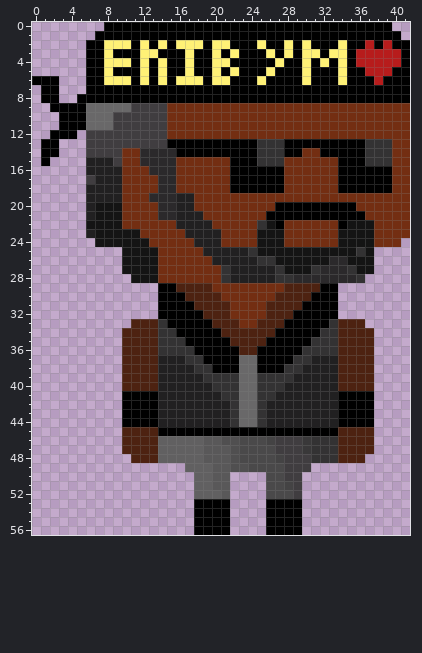
Two versions of one pixel-art sprite, resources/levels/gachi_club/dudes/biker_black.png. The picture above was drawn from the file before the commit.
The file is 42x57 pixels. Colours within 5 levels of each other are drawn and written as one.
The same view after the edit:
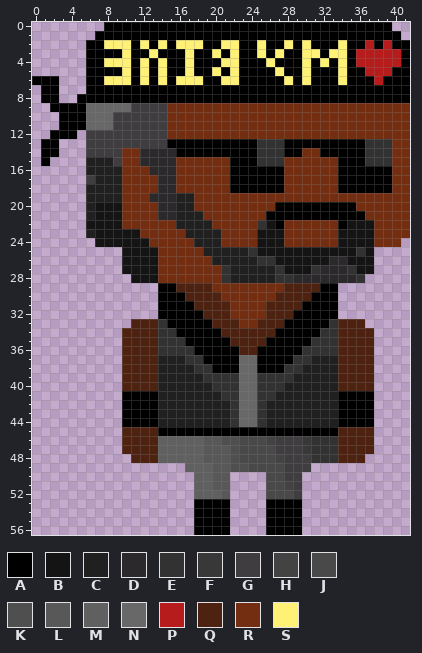
Palette (. is transparent): A #000000  B #141414  C #212021  D #2b292b  E #333233  F #393839  G #403d40  H #444344  J #4a494a  K #504f50  L #595859  M #616061  N #696869  P #b71c1c  Q #4d2211  R #732e12  S #fff176
Edits made:
@@ x 6..30 @@
  1 .AAAAAAAAAAAAAAAAAAAAAAAA
- 2 AASSSASASASSSASSAAASAASAS
- 3 AASAAASSAAASAASASAAASASAS
- 4 AASSSASASAASAASSAAAAASAAS
- 5 AASAAASASAASAASASAAASAAAS
- 6 AASSSASASASSSASSAAASAAAAS
+ 2 AASSSASASASSSAASSAASAASAS
+ 3 AAAASAASAAASAASASAASASAAS
+ 4 AASSSASASAASAAASSAAASAAAS
+ 5 AAAASASASAASAASASAAAASAAS
+ 6 AASSSASASASSSAASSAAAAASAS
  7 AAAAAAAAAAAAAAAAAAAAAAAAA
Where, in picture pixels (left, top, right, bottom), the same in both pictures:
changed: (212, 40, 293, 85)
changed: (104, 49, 149, 76)
